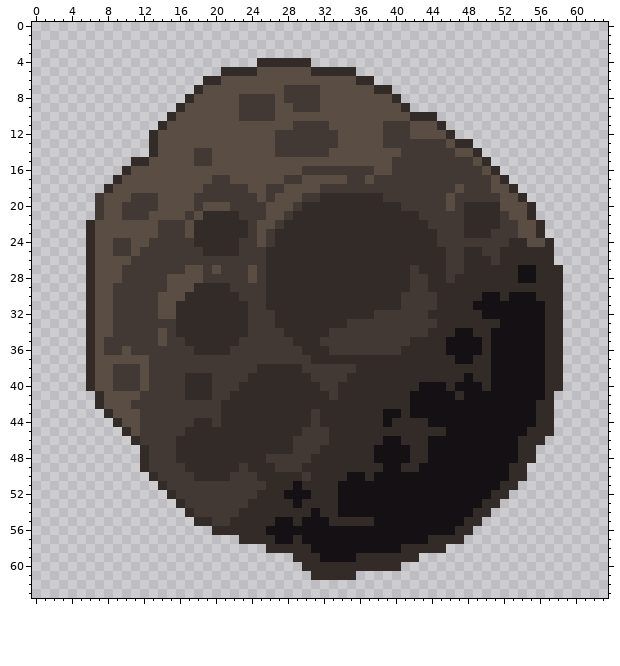
Pixel-art sprite -- img/tables/vam/asteroid_bumper.png. This is how it looked before the edit.
The file is 64x64 pixels.
Once edited:
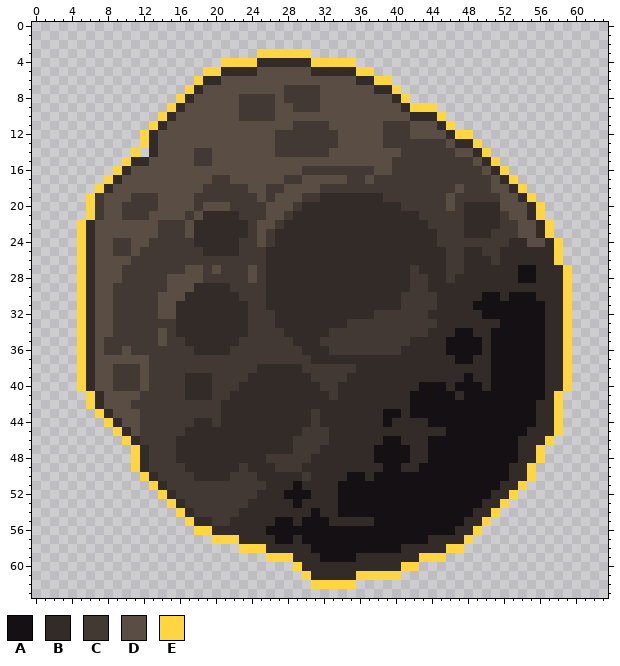
Palette (. is transparent): A #141013  B #322b28  C #423934  D #5a4e44  E #ffd541
Change:
The edit adds colour E in row 3 at x 25 to 30; in row 4 at x 21 to 24 and 31 to 35; in row 5 at x 19 to 20 and 36 to 37; in row 6 at x 18 and 38 to 39; in row 7 at x 17 and 40; in row 8 at x 16 and 41.
The edit adds colour E in row 9 at x 15 and 42 to 44; in row 10 at x 14 and 45; in row 11 at x 13 and 46; in row 12 at x 12 and 47 to 48; in row 13 at x 12 and 49; in row 14 at x 11 and 50.
The edit adds colour E in row 15 at x 10 and 51; in row 16 at x 9 and 52; in row 17 at x 8 and 53; in row 18 at x 7 and 54; in row 19 at x 6 and 55; in rows 20 to 21 at x 6 and 56.
The edit adds colour E in rows 22 to 23 at x 5 and 57; in rows 24 to 26 at x 5 and 58; in rows 27 to 40 at x 5 and 59; in rows 41 to 42 at x 6 and 58; in row 43 at x 7 and 58; in row 44 at x 8 and 58.
The edit adds colour E in row 45 at x 9 and 58; in row 46 at x 10 and 57; in rows 47 to 48 at x 11 and 56; in row 49 at x 11 and 55; in row 50 at x 12 and 55; in row 51 at x 13 and 54.
The edit adds colour E in row 52 at x 14 and 53; in row 53 at x 15 and 52; in row 54 at x 16 and 51; in row 55 at x 17 and 50; in row 56 at x 18 to 19 and 49; in row 57 at x 20 to 22 and 48.
The edit adds colour E in row 58 at x 23 to 25 and 46 to 47; in row 59 at x 26 to 28 and 43 to 45; in row 60 at x 29 and 41 to 42; in row 61 at x 30 and 36 to 40; in row 62 at x 31 to 35.
Where, in picture pixels (left, top, right, bottom), the same in both pictures:
added: (77, 49, 572, 589)
